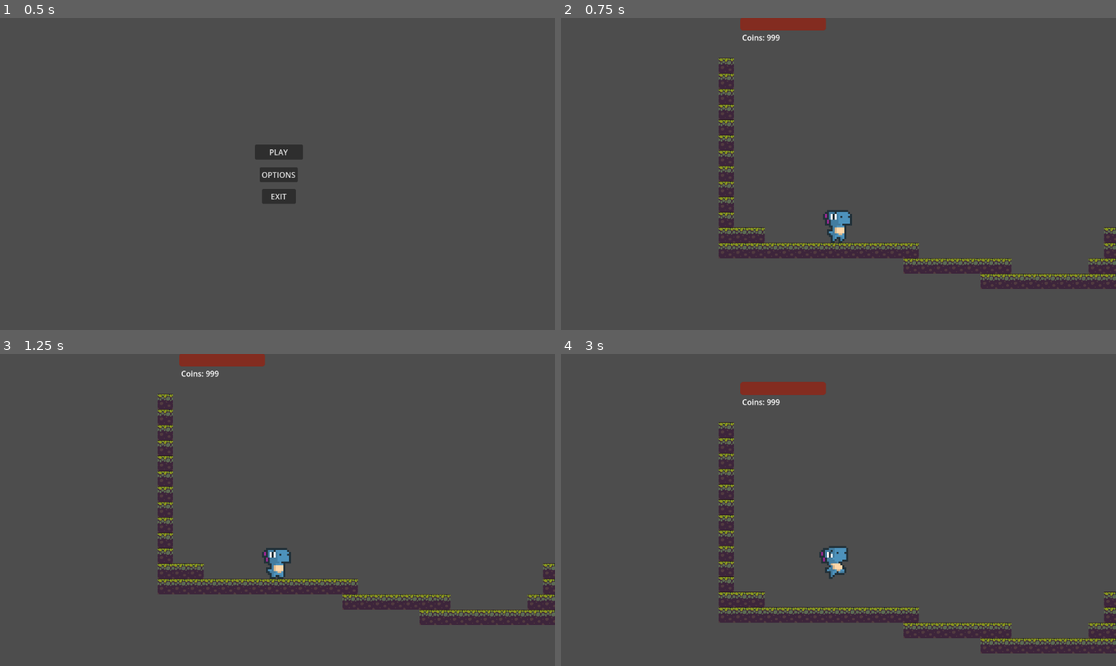
Above: before the commit, frames 1-4 (two rows, left to right).
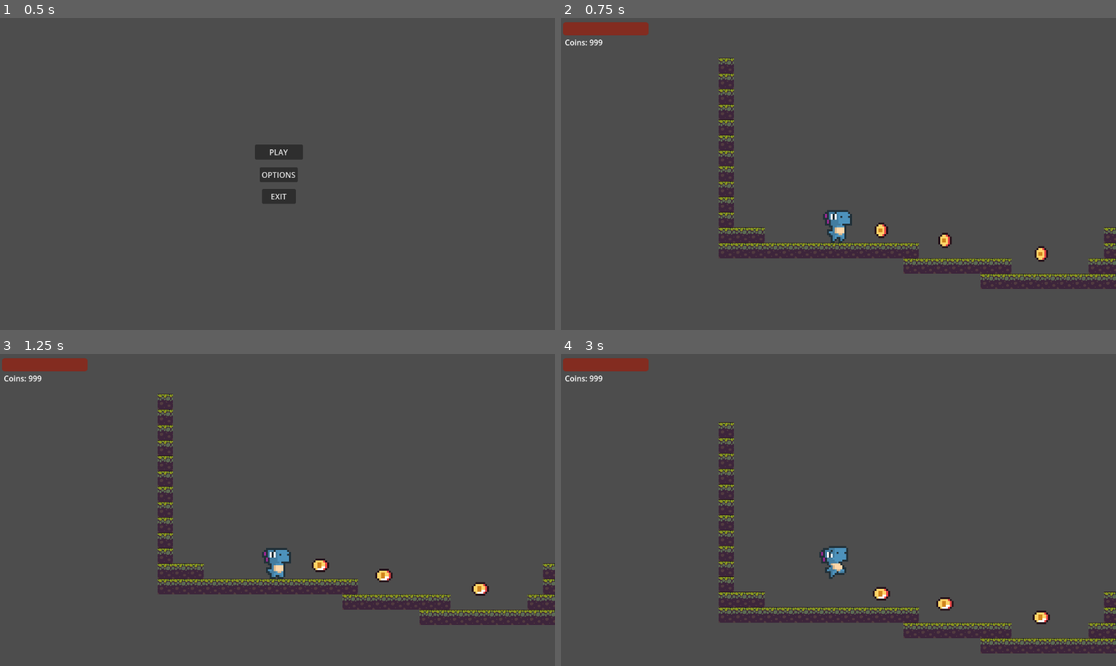
Above: after the commit, the same moments.

Repository: AnaVSSCaldeira/Godot-test
Game: Godot game, scene res://game/scenes/main_menu.tscn
The game is run twice, just before and just after one commit, with the same random seed, the same clock (stepped at 60 frames per second) and the same inputs.
Inputs:
- Up to frame 1 (0.5 s): no input
- Up to frame 2 (0.75 s): click "PLAY" at 0.5 s
- Up to frame 3 (1.25 s): no input
- Up to frame 4 (3 s): tap A (tecla_a) at 1.35 s; tap D (tecla_d) at 2.1 s; tap W (tecla_w) at 2.85 s

Frame 1 is identical in both runs. In frame 2, 1.7% of the frame differs, in the area x 0-88%, y 0-79%; in frame 3, 1.7%; in frame 4, 1.8%, in the area x 0-89%, y 1-87%.

Commit message:
Adicao de proxima fase

Diff:
--- a/teste/game/scenes/coin.tscn
+++ b/teste/game/scenes/coin.tscn
@@ -44,13 +44,16 @@
 
 [node name="Area2D" type="Area2D"]
 script = ExtResource("1_3wstu")
+type = null
+value = null
 
 [node name="AnimatedSprite2D" type="AnimatedSprite2D" parent="."]
 texture_filter = 1
 scale = Vector2(4, 4)
 sprite_frames = SubResource("SpriteFrames_hkxb5")
+autoplay = "default"
 frame = 3
-frame_progress = 0.262743
+frame_progress = 0.797633
 
 [node name="CollisionShape2D" type="CollisionShape2D" parent="."]
 position = Vector2(-2, 2)
--- a/teste/game/scenes/didi.tscn
+++ b/teste/game/scenes/didi.tscn
@@ -1,7 +1,8 @@
-[gd_scene load_steps=17 format=3 uid="uid://djpty745k74n8"]
+[gd_scene load_steps=18 format=3 uid="uid://djpty745k74n8"]
 
 [ext_resource type="Script" path="res://game/scripts/player.gd" id="1_826m1"]
 [ext_resource type="Texture2D" uid="uid://ck73q6lyfnvij" path="res://game/images/DinoSprites_-_doux.png" id="1_b04sc"]
+[ext_resource type="PackedScene" uid="uid://dx0vtu7d8vy5e" path="res://game/scenes/hud_game.tscn" id="3_tbgeu"]
 
 [sub_resource type="RectangleShape2D" id="RectangleShape2D_3uyiy"]
 size = Vector2(68, 74.25)
@@ -108,7 +109,8 @@
 "speed": 5.0
 }]
 
-[node name="Didi" type="CharacterBody2D"]
+[node name="Didi" type="CharacterBody2D" groups=["player"]]
+z_index = 1
 script = ExtResource("1_826m1")
 
 [node name="Cool2D" type="CollisionShape2D" parent="."]
@@ -126,6 +128,12 @@
 drag_vertical_offset = -1.0
 drag_bottom_margin = 0.33
 
+[node name="HUD_Game" parent="Camera2D" instance=ExtResource("3_tbgeu")]
+offset_left = -585.0
+offset_top = -434.0
+offset_right = -585.0
+offset_bottom = -434.0
+
 [node name="Health_Bar" type="ProgressBar" parent="."]
 visible = false
 modulate = Color(0.923924, 0.114772, 0, 1)
--- a/teste/game/scenes/fase_1.tscn
+++ b/teste/game/scenes/fase_1.tscn
@@ -1,11 +1,12 @@
-[gd_scene load_steps=9 format=4 uid="uid://pqoxqkq5rh0"]
+[gd_scene load_steps=10 format=4 uid="uid://pqoxqkq5rh0"]
 
 [ext_resource type="Script" path="res://game/scripts/node_2d.gd" id="1_31f7e"]
 [ext_resource type="PackedScene" uid="uid://djpty745k74n8" path="res://game/scenes/didi.tscn" id="2_5r4em"]
 [ext_resource type="Texture2D" uid="uid://bnxwboj6iidc6" path="res://game/images/Tile_02.png" id="3_cfn8a"]
 [ext_resource type="PackedScene" uid="uid://bcsn65xeegepj" path="res://game/scenes/enemy_2.tscn" id="4_qo6p8"]
 [ext_resource type="PackedScene" uid="uid://dwnky3v5ouwhv" path="res://game/scenes/enemy_1.tscn" id="5_tpu2l"]
-[ext_resource type="PackedScene" uid="uid://dx0vtu7d8vy5e" path="res://game/scenes/hud_game.tscn" id="6_gjp4h"]
+[ext_resource type="PackedScene" uid="uid://4xwbp47al3lr" path="res://game/scenes/flag.tscn" id="7_55p8k"]
+[ext_resource type="PackedScene" uid="uid://dvw6qdpmp5m2m" path="res://game/scenes/coin.tscn" id="7_rtr0c"]
 
 [sub_resource type="TileSetAtlasSource" id="TileSetAtlasSource_gxn52"]
 texture = ExtResource("3_cfn8a")
@@ -61,4 +62,14 @@
 [node name="Enemy5" parent="." instance=ExtResource("4_qo6p8")]
 position = Vector2(7433, 246)
 
-[node name="HUD_Game" parent="." instance=ExtResource("6_gjp4h")]
+[node name="Area2D" parent="." instance=ExtResource("7_rtr0c")]
+position = Vector2(308, 450)
+
+[node name="Area2D2" parent="." instance=ExtResource("7_rtr0c")]
+position = Vector2(440, 471)
+
+[node name="Area2D3" parent="." instance=ExtResource("7_rtr0c")]
+position = Vector2(640, 499)
+
+[node name="flag" parent="." instance=ExtResource("7_55p8k")]
+position = Vector2(8441, 312)
--- /dev/null
+++ b/teste/game/scenes/flag.tscn
@@ -0,0 +1,59 @@
+[gd_scene load_steps=9 format=3 uid="uid://4xwbp47al3lr"]
+
+[ext_resource type="Texture2D" uid="uid://c0bctqhjd16a6" path="res://game/images/Flag.png" id="1_s1ud6"]
+[ext_resource type="Script" path="res://game/scripts/flag.gd" id="1_u00nb"]
+
+[sub_resource type="AtlasTexture" id="AtlasTexture_aghx6"]
+atlas = ExtResource("1_s1ud6")
+region = Rect2(0, 0, 48, 48)
+
+[sub_resource type="AtlasTexture" id="AtlasTexture_n46yi"]
+atlas = ExtResource("1_s1ud6")
+region = Rect2(48, 0, 48, 48)
+
+[sub_resource type="AtlasTexture" id="AtlasTexture_37mbx"]
+atlas = ExtResource("1_s1ud6")
+region = Rect2(96, 0, 48, 48)
+
+[sub_resource type="AtlasTexture" id="AtlasTexture_7y3uu"]
+atlas = ExtResource("1_s1ud6")
+region = Rect2(144, 0, 48, 48)
+
+[sub_resource type="SpriteFrames" id="SpriteFrames_td2me"]
+animations = [{
+"frames": [{
+"duration": 1.0,
+"texture": SubResource("AtlasTexture_aghx6")
+}, {
+"duration": 1.0,
+"texture": SubResource("AtlasTexture_n46yi")
+}, {
+"duration": 1.0,
+"texture": SubResource("AtlasTexture_37mbx")
+}, {
+"duration": 1.0,
+"texture": SubResource("AtlasTexture_7y3uu")
+}],
+"loop": true,
+"name": &"default",
+"speed": 5.0
+}]
+
+[sub_resource type="RectangleShape2D" id="RectangleShape2D_rf0r0"]
+size = Vector2(84, 144)
+
+[node name="flag" type="Area2D"]
+script = ExtResource("1_u00nb")
+
+[node name="AnimatedSprite2D" type="AnimatedSprite2D" parent="."]
+texture_filter = 1
+scale = Vector2(3, 3)
+sprite_frames = SubResource("SpriteFrames_td2me")
+autoplay = "default"
+frame = 3
+frame_progress = 0.157856
+
+[node name="CollisionShape2D" type="CollisionShape2D" parent="."]
+shape = SubResource("RectangleShape2D_rf0r0")
+
+[connection signal="body_entered" from="." to="." method="_on_body_entered"]
--- a/teste/game/scenes/hud_game.tscn
+++ b/teste/game/scenes/hud_game.tscn
@@ -10,6 +10,7 @@
 
 [node name="Bar_health" type="ProgressBar" parent="."]
 modulate = Color(0.923924, 0.114772, 0, 1)
+layout_mode = 0
 offset_left = 13.0
 offset_top = 12.0
 offset_right = 191.0
--- a/teste/game/scripts/collectables.gd
+++ b/teste/game/scripts/collectables.gd
@@ -20,7 +20,7 @@
 func apply_effect(body):
     match type:
         CollectibleType.COIN:
-            body.add_coins(value)  # Supondo que o jogador tenha um sistema de moedas
+            Global.add_coins(1)  # Supondo que o jogador tenha um sistema de moedas
         CollectibleType.HEART:
             body.heal_player(value)  # Supondo que o jogador tenha um sistema de vida
         _:
--- /dev/null
+++ b/teste/game/scripts/flag.gd
@@ -0,0 +1,9 @@
+extends Area2D
+
+var didi
+func _ready():
+	didi = get_parent().get_node("Didi")
+
+func _on_body_entered(body):
+	if body == didi:
+		Global.change_scenes()
--- a/teste/game/scripts/global.gd
+++ b/teste/game/scripts/global.gd
@@ -7,22 +7,21 @@
 var new_scene = false
 var didi = preload("res://game/scenes/didi.tscn")
 
-func _ready():
-	pass
+func _process(delta):
 
-func _process(delta):
 	if get_tree().current_scene and new_scene:
 		var instance = didi.instantiate()
 		get_tree().current_scene.add_child(instance)
 		new_scene = false
 
 func add_coins(value : int):
+	label = get_tree().current_scene.get_node("Didi").get_node("Camera2D").get_node("HUD_Game").get_node("Txt_coins")
 	coins += value
+	label.text = "Coins: "+str(coins)
 
 func game_over():
 	coins = 0
 	get_tree().change_scene_to_file("res://game/scenes/fase_1.tscn")
-	pass
 
 func change_scenes():
 	if(get_tree().current_scene):
--- a/teste/game/scripts/player.gd
+++ b/teste/game/scripts/player.gd
@@ -1,7 +1,7 @@
 extends CharacterBody2D
 
 @onready var _animation_player = $Anim
-@onready var Health_bar = $Health_Bar
+var Health_bar
 
 @export var HP = 5
 
@@ -11,6 +11,7 @@
 var isJump = false
 
 func _ready():
+	Health_bar = $Camera2D.get_node("HUD_Game").get_node("Bar_health")
 	Health_bar.max_value = HP
 
 func _physics_process(delta: float) -> void:
Binary file added: teste/game/images/Flag.png
Not shown, added: teste/game/images/Flag.png.import
